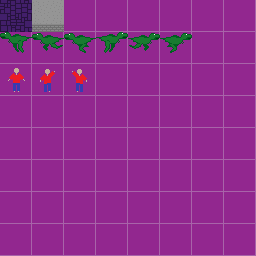
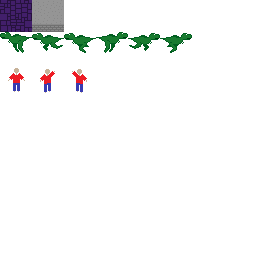
Two versions of the same layered image (256x256). Layer-by-layer changes:
painted on "Layer 8" over box(1, 36, 191, 93)
hid "Background" over box(0, 0, 256, 256)
